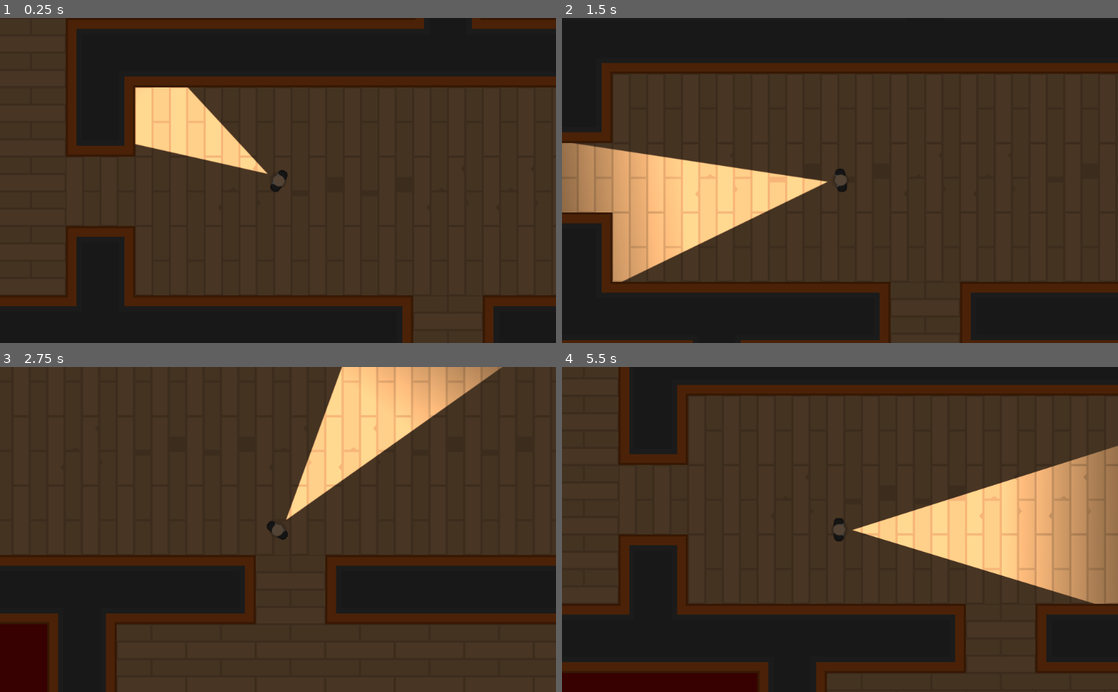
Above: before the commit, frames 1-4 (two rows, left to right).
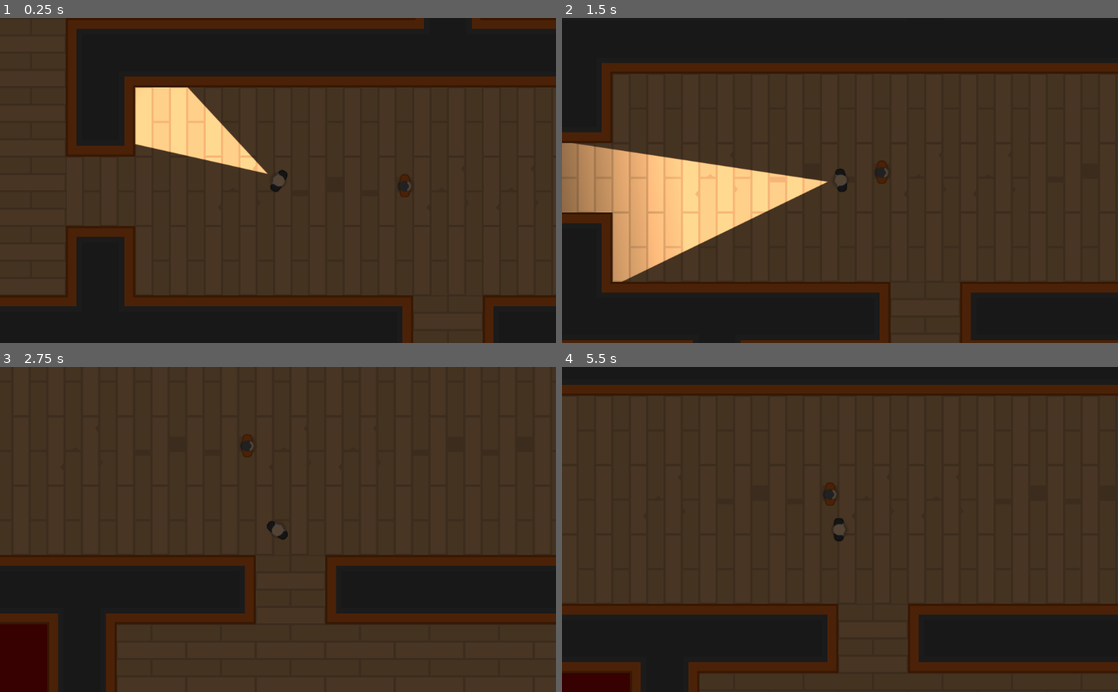
Above: after the commit, the same moments.

Repository: sandoche/Godot-learning-udemy
Game: Godot game, scene res://Levels/TemplateLevel.tscn
Same seed, same stepped clock (60 frames per second), same inputs: the game is played once before the commit and once after it. This scene is started directly instead of the project's main scene.
Inputs (mouse positions are in pixels of both pictures, inside the frame that each line leads up to):
- Up to frame 1 (0.25 s): no input
- Up to frame 2 (1.5 s): tap Enter at 0.5 s; move the mouse to (962, 164) at 0.52 s; hold D (move_right) 0.53-1.28 s; tap Space (torch_toggle, bound only after the commit) at 0.6, 1.35 s; move the mouse to (728, 196) at 1.27 s; hold S (move_down) from 1.28 s (still down)
- Up to frame 3 (2.75 s): move the mouse to (333, 458) at 2.02 s; release S (move_down) at 2.03 s; hold D (move_right) from 2.03 s (still down); tap Space (torch_toggle, bound only after the commit) at 2.1 s
- Up to frame 4 (5.5 s): move the mouse to (812, 594) at 2.77 s; release D (move_right) at 2.78 s; hold Z (move_up) 2.78-3.53 s; tap Space (torch_toggle, bound only after the commit) every 0.75 s from 2.85 to 5.1 s; move the mouse to (1006, 578) at 3.52 s; hold Q (move_left) 3.53-5.03 s; move the mouse to (673, 480) at 4.27 s; move the mouse to (867, 529) at 5.02 s; hold S (move_down) from 5.03 s (still down)

The runs differ from the first frame. In frame 1, less than 0.1% of the frame differs, in the area x 71-74%, y 48-56%; in frame 2, less than 0.1%; in frame 3, 7.0%; in frame 4, 28%, in the area x 0-100%, y 0-100%.

Commit message:
:sparkles: Torch can be toggled

Diff:
--- a/HeistMeisters/Characters/TemplateCharacter.tscn
+++ b/HeistMeisters/Characters/TemplateCharacter.tscn
@@ -6,6 +6,10 @@
 [sub_resource type="CapsuleShape2D" id=1]
 radius = 10.3111
 height = 23.5883
+
+[sub_resource type="OccluderPolygon2D" id=2]
+cull_mode = 1
+polygon = PoolVector2Array( -10.833, -16.0785, -8.47063, -19.4645, -5.24209, -21.1969, 0.427551, -21.1969, 3.41987, -20.4095, 6.64841, -16.4722, 6.70578, -11.7873, 6.80591, -8.67645, 7.75809, -6.87653, 8.9507, -5.33315, 10.7046, -2.87776, 11.8972, 0.209011, 9.37163, 5.54071, 7.19963, 8.48997, 6.80591, 12.2697, 6.41218, 15.4983, 6.07439, 18.7296, 2.14577, 21.6761, -2.62469, 21.5358, -7.04438, 21.0447, -10.2715, 18.2386, -11.3238, 15.5727, -11.3238, 11.153, -11.3939, 8.55732, -13.4985, 5.54071, -13.7466, 1.00919, -13.1166, -3.00681, -12.0142, -5.84163, -10.7542, -7.25904, -10.7542, -10.0939, -10.7542, -12.9287 )
 
 [node name="TemplateCharacter" type="KinematicBody2D"]
 script = ExtResource( 2 )
@@ -17,5 +21,9 @@
 texture = ExtResource( 1 )
 
 [node name="CollisionShape2D" type="CollisionShape2D" parent="."]
+visible = false
 position = Vector2( -1.88988, 0 )
 shape = SubResource( 1 )
+
+[node name="LightOccluder2D" type="LightOccluder2D" parent="."]
+occluder = SubResource( 2 )
--- a/HeistMeisters/Levels/TemplateLevel.tscn
+++ b/HeistMeisters/Levels/TemplateLevel.tscn
@@ -1,7 +1,8 @@
-[gd_scene load_steps=3 format=2]
+[gd_scene load_steps=4 format=2]
 
 [ext_resource path="res://Tiles/Tiles.tres" type="TileSet" id=1]
 [ext_resource path="res://Characters/Player.tscn" type="PackedScene" id=2]
+[ext_resource path="res://Characters/TemplateCharacter.tscn" type="PackedScene" id=3]
 
 [node name="TemplateLevel" type="Node2D"]
 
@@ -19,3 +20,6 @@
 
 [node name="CanvasModulate" type="CanvasModulate" parent="."]
 color = Color( 0.32549, 0.32549, 0.32549, 1 )
+
+[node name="TemplateCharacter" parent="." instance=ExtResource( 3 )]
+position = Vector2( 626.292, 310.15 )
--- a/HeistMeisters/Player.gd
+++ b/HeistMeisters/Player.gd
@@ -21,3 +21,7 @@
 		motion.x = clamp(motion.x - SPEED, -MAX_SPEED, 0)
 	else:
 		motion.x = lerp(motion.x, 0, FRICTION)
+
+func _input(event):
+	if Input.is_action_just_pressed("torch_toggle"):
+		$Torch.enabled = !$Torch.enabled
--- a/HeistMeisters/project.godot
+++ b/HeistMeisters/project.godot
@@ -17,6 +17,7 @@
 [global]
 
 color=false
+key=false
 
 [input]
 
@@ -44,6 +45,11 @@
 , Object(InputEventKey,"resource_local_to_scene":false,"resource_name":"","device":0,"alt":false,"shift":false,"control":false,"meta":false,"command":false,"pressed":false,"scancode":16777233,"unicode":0,"echo":false,"script":null)
  ]
 }
+torch_toggle={
+"deadzone": 0.5,
+"events": [ Object(InputEventKey,"resource_local_to_scene":false,"resource_name":"","device":0,"alt":false,"shift":false,"control":false,"meta":false,"command":false,"pressed":false,"scancode":32,"unicode":0,"echo":false,"script":null)
+ ]
+}
 
 [physics]
 
Not shown: 1 places in HeistMeisters/Characters/TemplateCharacter.tscn that only renumber resources
